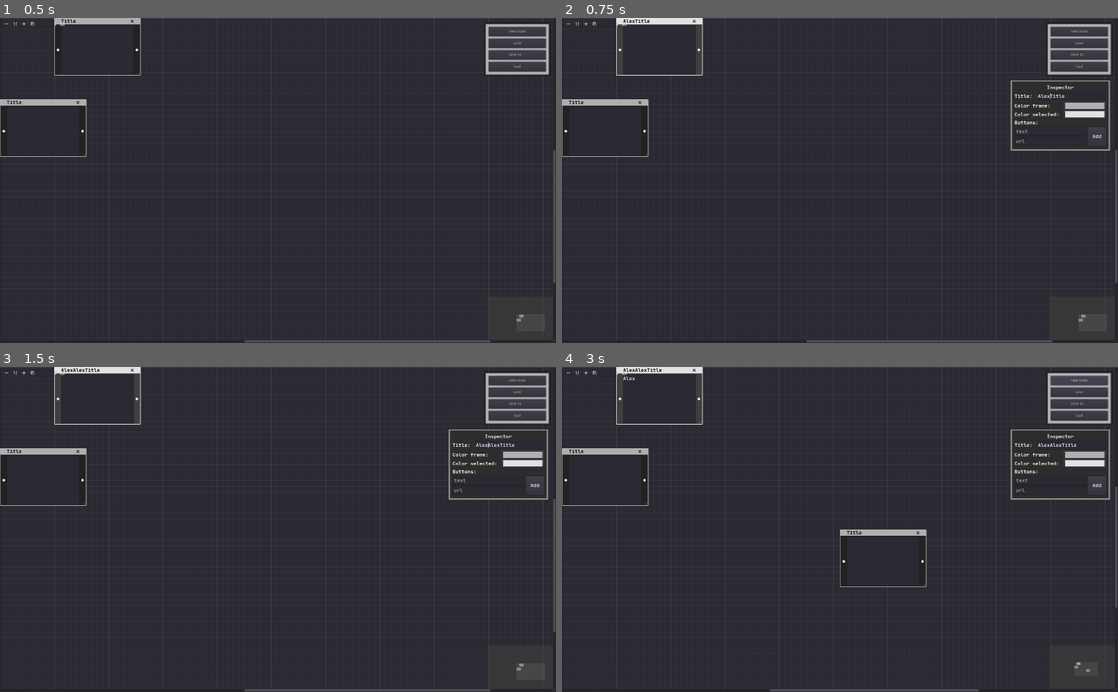
Above: before the commit, frames 1-4 (two rows, left to right).
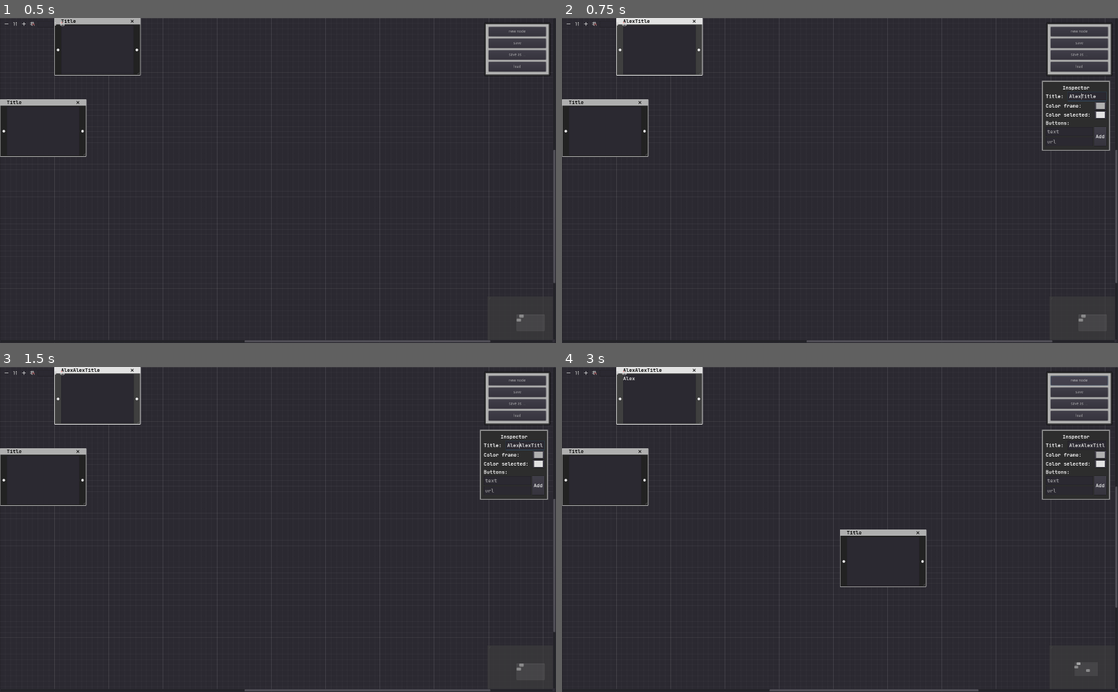
Above: after the commit, the same moments.

Repository: christinoleo/GodotMindMap
Game: Godot game, scene res://Main.tscn
Same seed, same stepped clock (60 frames per second), same inputs: the game is played once before the commit and once after it.
Inputs (mouse positions are in pixels of both pictures, inside the frame that each line leads up to):
- Up to frame 1 (0.5 s): no input
- Up to frame 2 (0.75 s): click (662, 50) at 0.52 s; type "Alex" at 0.6 s
- Up to frame 3 (1.5 s): click (44, 480) at 0.75 s; type "Alex" at 0.83 s; click (100, 399) at 1.27 s; type "Alex" at 1.35 s
- Up to frame 4 (3 s): click (662, 399) at 2.02 s; type "Alex" at 2.1 s; click "new node" at 2.75 s

Frame 1 is identical in both runs. In frame 2, 0.9% of the frame differs, in the area x 80-99%, y 19-41%; in frame 3, 1.0%; in frame 4, 0.9%.

Commit message:
Refactor file paths

Diff:
--- a/Main.tscn
+++ b/Main.tscn
@@ -1,8 +1,8 @@
 [gd_scene load_steps=5 format=2]
 
-[ext_resource path="res://Inspector.tscn" type="PackedScene" id=1]
-[ext_resource path="res://GraphEdit.tscn" type="PackedScene" id=2]
-[ext_resource path="res://Console.tscn" type="PackedScene" id=4]
+[ext_resource path="res://gui/Inspector.tscn" type="PackedScene" id=1]
+[ext_resource path="res://graph/GraphEdit.tscn" type="PackedScene" id=2]
+[ext_resource path="res://gui/Console.tscn" type="PackedScene" id=4]
 
 [sub_resource type="StyleBoxFlat" id=1]
 bg_color = Color( 0.698039, 0.698039, 0.698039, 1 )
@@ -100,10 +100,10 @@
 anchor_top = 0.0
 anchor_right = 1.0
 anchor_bottom = 0.0
-margin_left = -395.0
-margin_top = 231.0
-margin_right = -30.0
-margin_bottom = 459.0
+margin_left = -280.347
+margin_top = 232.26
+margin_right = -29.3472
+margin_bottom = 491.26
 
 [node name="SaveDialog" type="FileDialog" parent="."]
 margin_left = 663.519
--- /dev/null
+++ b/Node2D.tscn
@@ -0,0 +1,24 @@
+[gd_scene load_steps=2 format=2]
+
+[sub_resource type="GDScript" id=1]
+script/source = "extends Node2D
+
+
+# Declare member variables here. Examples:
+# var a = 2
+# var b = \"text\"
+
+
+# Called when the node enters the scene tree for the first time.
+func _ready():
+	var a = BibtexParser.new()
+	a.parse_path(\"res://bibtex/references.bib\")
+
+
+# Called every frame. 'delta' is the elapsed time since the previous frame.
+#func _process(delta):
+#	pass
+"
+
+[node name="Node2D" type="Node2D"]
+script = SubResource( 1 )
--- a/Link.tscn
+++ b/extra/Link.tscn
@@ -1,15 +1,15 @@
 [gd_scene load_steps=3 format=2]
 
-[ext_resource path="res://theme.tres" type="Theme" id=1]
-[ext_resource path="res://Link.gd" type="Script" id=2]
+[ext_resource path="res://extra/Link.gd" type="Script" id=1]
+[ext_resource path="res://theme.tres" type="Theme" id=2]
 
 [node name="Link" type="Button"]
 margin_right = 12.0
 margin_bottom = 29.0
 size_flags_horizontal = 3
-theme = ExtResource( 1 )
+theme = ExtResource( 2 )
 text = "test"
-script = ExtResource( 2 )
+script = ExtResource( 1 )
 __meta__ = {
 "_edit_use_anchors_": false
 }
--- a/Links.gd
+++ b/extra/Links.gd
@@ -1,6 +1,6 @@
 extends VBoxContainer
 
-onready var link_button := preload("res://Link.tscn")
+onready var link_button := preload("./Link.tscn")
 
 func add_link(text, url):
 	var b = link_button.instance()
--- a/Links.tscn
+++ b/extra/Links.tscn
@@ -1,6 +1,6 @@
 [gd_scene load_steps=2 format=2]
 
-[ext_resource path="res://Links.gd" type="Script" id=1]
+[ext_resource path="res://extra/Links.gd" type="Script" id=1]
 
 [node name="links" type="VBoxContainer"]
 margin_right = 268.0
--- a/UrlManager.gd
+++ b/extra/UrlManager.gd
@@ -11,7 +11,7 @@
 signal on_pressed(text, url)
 
 enum Type {
-	TYPE_ADD
+	TYPE_ADD,
 	TYPE_REMOVE
 }
 
--- a/UrlManager.tscn
+++ b/extra/UrlManager.tscn
@@ -1,6 +1,6 @@
 [gd_scene load_steps=2 format=2]
 
-[ext_resource path="res://UrlManager.gd" type="Script" id=1]
+[ext_resource path="res://extra/UrlManager.gd" type="Script" id=1]
 
 [node name="UrlManager" type="HBoxContainer"]
 anchor_right = 1.0
--- a/GraphEdit.gd
+++ b/graph/GraphEdit.gd
@@ -4,7 +4,7 @@
 export(NodePath) var savedialogue
 export(NodePath) var loaddialogue
 export(NodePath) var console
-onready var graph_node = preload("res://GraphNode.tscn")
+onready var graph_node = preload("res://graph/GraphNode.tscn")
 
 var zoom_active := false
 
--- a/GraphEdit.tscn
+++ b/graph/GraphEdit.tscn
@@ -1,7 +1,8 @@
 [gd_scene load_steps=3 format=2]
 
-[ext_resource path="res://GraphNode.tscn" type="PackedScene" id=1]
-[ext_resource path="res://GraphEdit.gd" type="Script" id=2]
+[ext_resource path="res://graph/GraphNode.tscn" type="PackedScene" id=1]
+[ext_resource path="res://graph/GraphEdit.gd" type="Script" id=2]
+
 
 [node name="GraphEdit" type="GraphEdit"]
 anchor_right = 1.0
--- a/GraphNode.gd
+++ b/graph/GraphNode.gd
@@ -1,9 +1,9 @@
 extends GraphNode
 
 
-onready var link_button = preload("res://Link.tscn")
+onready var link_button = preload("res://extra/Link.tscn")
+onready var links = preload("res://extra/Links.tscn")
 onready var text_edit = $TextEdit
-onready var links = preload("res://Links.tscn")
 var links_instance
 
 var text_edit_resize := 35
--- a/GraphNode.tscn
+++ b/graph/GraphNode.tscn
@@ -2,7 +2,8 @@
 
 [ext_resource path="res://theme.tres" type="Theme" id=1]
 [ext_resource path="res://styleboxflat.tres" type="StyleBox" id=2]
-[ext_resource path="res://GraphNode.gd" type="Script" id=3]
+[ext_resource path="res://graph/GraphNode.gd" type="Script" id=3]
+
 
 [sub_resource type="StyleBoxFlat" id=1]
 content_margin_left = 25.0
--- a/Console.tscn
+++ b/gui/Console.tscn
@@ -1,7 +1,8 @@
 [gd_scene load_steps=3 format=2]
 
 [ext_resource path="res://theme.tres" type="Theme" id=1]
-[ext_resource path="res://Console.gd" type="Script" id=2]
+[ext_resource path="res://gui/Console.gd" type="Script" id=2]
+
 
 [node name="Console" type="Label"]
 anchor_top = 1.0
--- a/Inspector.gd
+++ b/gui/Inspector.gd
@@ -2,7 +2,7 @@
 
 export(NodePath) var graph_edit
 
-onready var url_manager := preload("res://UrlManager.tscn")
+onready var url_manager := preload("res://extra/UrlManager.tscn")
 
 onready var container := $MarginContainer
 onready var title := $MarginContainer/VBoxContainer/HBoxContainer/TextEdit
--- a/Inspector.tscn
+++ b/gui/Inspector.tscn
@@ -1,8 +1,8 @@
 [gd_scene load_steps=5 format=2]
 
-[ext_resource path="res://theme.tres" type="Theme" id=1]
-[ext_resource path="res://Inspector.gd" type="Script" id=2]
-[ext_resource path="res://UrlManager.tscn" type="PackedScene" id=3]
+[ext_resource path="res://extra/UrlManager.tscn" type="PackedScene" id=1]
+[ext_resource path="res://gui/Inspector.gd" type="Script" id=2]
+[ext_resource path="res://theme.tres" type="Theme" id=3]
 
 [sub_resource type="StyleBoxFlat" id=1]
 bg_color = Color( 0.180392, 0.180392, 0.180392, 1 )
@@ -19,10 +19,10 @@
 anchor_bottom = 0.5
 margin_left = -216.0
 margin_top = -93.0
-margin_right = 237.0
-margin_bottom = 96.0
+margin_right = 65.0
+margin_bottom = 166.0
 size_flags_vertical = 3
-theme = ExtResource( 1 )
+theme = ExtResource( 3 )
 custom_styles/panel = SubResource( 1 )
 script = ExtResource( 2 )
 __meta__ = {
@@ -33,7 +33,7 @@
 [node name="MarginContainer" type="MarginContainer" parent="."]
 margin_left = 4.0
 margin_top = 4.0
-margin_right = 449.0
+margin_right = 277.0
 margin_bottom = 255.0
 size_flags_vertical = 3
 custom_constants/margin_right = 10
@@ -47,7 +47,7 @@
 [node name="VBoxContainer" type="VBoxContainer" parent="MarginContainer"]
 margin_left = 10.0
 margin_top = 10.0
-margin_right = 435.0
+margin_right = 263.0
 margin_bottom = 241.0
 size_flags_vertical = 3
 __meta__ = {
@@ -55,82 +55,82 @@
 }
 
 [node name="Label" type="Label" parent="MarginContainer/VBoxContainer"]
-margin_right = 425.0
-margin_bottom = 23.0
+margin_right = 253.0
+margin_bottom = 2.0
 text = "Inspector"
 align = 1
 
 [node name="HBoxContainer" type="HBoxContainer" parent="MarginContainer/VBoxContainer"]
-margin_top = 27.0
-margin_right = 425.0
-margin_bottom = 60.0
+margin_top = 6.0
+margin_right = 253.0
+margin_bottom = 18.0
 
 [node name="Label" type="Label" parent="MarginContainer/VBoxContainer/HBoxContainer"]
 margin_top = 5.0
-margin_right = 77.0
-margin_bottom = 28.0
+margin_right = 7.0
+margin_bottom = 7.0
 text = "Title: "
 
 [node name="TextEdit" type="LineEdit" parent="MarginContainer/VBoxContainer/HBoxContainer"]
-margin_left = 81.0
-margin_right = 425.0
-margin_bottom = 33.0
+margin_left = 11.0
+margin_right = 253.0
+margin_bottom = 12.0
 size_flags_horizontal = 3
 placeholder_text = "Title"
 caret_blink = true
 caret_blink_speed = 0.5
 
 [node name="HBoxContainer2" type="HBoxContainer" parent="MarginContainer/VBoxContainer"]
-margin_top = 64.0
-margin_right = 425.0
-margin_bottom = 93.0
+margin_top = 22.0
+margin_right = 253.0
+margin_bottom = 30.0
 
 [node name="Label" type="Label" parent="MarginContainer/VBoxContainer/HBoxContainer2"]
 margin_top = 3.0
-margin_right = 176.0
-margin_bottom = 26.0
+margin_right = 16.0
+margin_bottom = 5.0
 text = "Color frame:    "
 
 [node name="ColorFrame" type="ColorPickerButton" parent="MarginContainer/VBoxContainer/HBoxContainer2"]
-margin_left = 180.0
-margin_right = 425.0
-margin_bottom = 29.0
+margin_left = 20.0
+margin_right = 253.0
+margin_bottom = 8.0
 size_flags_horizontal = 3
 color = Color( 0.333333, 0.113725, 0.113725, 1 )
 
 [node name="HBoxContainer3" type="HBoxContainer" parent="MarginContainer/VBoxContainer"]
-margin_top = 97.0
-margin_right = 425.0
-margin_bottom = 126.0
+margin_top = 34.0
+margin_right = 253.0
+margin_bottom = 42.0
 
 [node name="Label" type="Label" parent="MarginContainer/VBoxContainer/HBoxContainer3"]
 margin_top = 3.0
-margin_right = 176.0
-margin_bottom = 26.0
+margin_right = 16.0
+margin_bottom = 5.0
 text = "Color selected: "
 
 [node name="ColorSelected" type="ColorPickerButton" parent="MarginContainer/VBoxContainer/HBoxContainer3"]
-margin_left = 180.0
-margin_right = 425.0
-margin_bottom = 29.0
+margin_left = 20.0
+margin_right = 253.0
+margin_bottom = 8.0
 size_flags_horizontal = 3
 color = Color( 0.333333, 0.113725, 0.113725, 1 )
 
 [node name="Label2" type="Label" parent="MarginContainer/VBoxContainer"]
-margin_top = 130.0
-margin_right = 425.0
-margin_bottom = 153.0
+margin_top = 46.0
+margin_right = 253.0
+margin_bottom = 48.0
 text = "Buttons:"
 
-[node name="UrlManager" parent="MarginContainer/VBoxContainer" instance=ExtResource( 3 )]
+[node name="UrlManager" parent="MarginContainer/VBoxContainer" instance=ExtResource( 1 )]
 anchor_right = 0.0
-margin_top = 157.0
-margin_right = 425.0
-margin_bottom = 227.0
+margin_top = 52.0
+margin_right = 253.0
+margin_bottom = 80.0
 
 [node name="Links" type="VBoxContainer" parent="MarginContainer/VBoxContainer"]
-margin_top = 231.0
-margin_right = 425.0
+margin_top = 84.0
+margin_right = 253.0
 margin_bottom = 231.0
 size_flags_horizontal = 3
 size_flags_vertical = 3
--- a/project.godot
+++ b/project.godot
@@ -9,12 +9,18 @@
 config_version=4
 
 _global_script_classes=[ {
+"base": "Resource",
+"class": "BibtexParser",
+"language": "GDScript",
+"path": "res://bibtex/bibtex_parser.gd"
+}, {
 "base": "HBoxContainer",
 "class": "UrlManager",
 "language": "GDScript",
-"path": "res://UrlManager.gd"
+"path": "res://extra/UrlManager.gd"
 } ]
 _global_script_class_icons={
+"BibtexParser": "",
 "UrlManager": ""
 }
 
--- a/theme.tres
+++ b/theme.tres
@@ -1,6 +1,6 @@
 [gd_resource type="Theme" load_steps=3 format=2]
 
-[ext_resource path="res://JetBrainsMono-Bold.ttf" type="DynamicFontData" id=1]
+[ext_resource path="res://extra/JetBrainsMono-Bold.ttf" type="DynamicFontData" id=1]
 
 [sub_resource type="DynamicFont" id=1]
 size = 18
Renamed: JetBrainsMono-Bold.ttf -> extra/JetBrainsMono-Bold.ttf
Renamed: Link.gd -> extra/Link.gd
Renamed: Console.gd -> gui/Console.gd
Not shown, added: extra/LICENSES/LICENSE-JetBrainsMono
